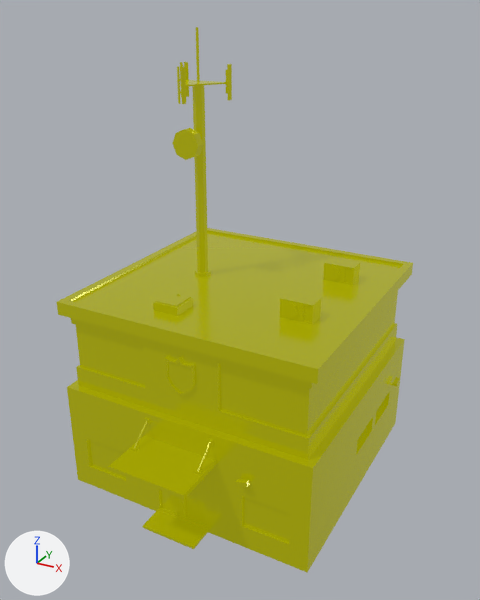
Renders of the glTF model public/models/building-policestation.glb from each side of a commit.
The view is the same before and after, from a 50 mm lens placed at (11.1, -20.8, 17.3), pointed at (0.4, -1.3, 7.6). Arrows for +X, +Y and +Z are at lower left; the lights stay in place. Where no turn or scale is listed for an object, it has been applied to the vertices.

Names of what the first picture shows: 'building-policestation'.
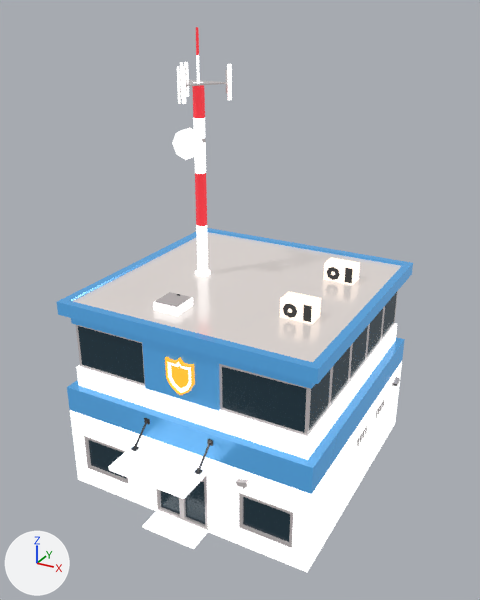
Pixel boxes [x1, y1, x2, y2] of what changed, in the pictures (480 x 600 px):
'building-policestation', recoloured: [57, 27, 413, 572] in both

Diff of the bpy script that builds the scene:
```diff
--- a/public/models/building-policestation.glb.py
+++ b/public/models/building-policestation.glb.py
@@ img_base @@
+img_base = load_image('base', '_unpacked/base', 1024, 1024, 'sRGB')
@@ mat_lowpoly_colors_001 @@
+mat_lowpoly_colors_001 = bpy.data.materials.new('LOWPOLY-COLORS.001')
+# uses the picture img_base
@@ me_building_policestation @@
 me_building_policestation.from_pydata(...)  # 1042 vertices, 1928 faces; spans x -5.0..5.2, y -7.0..5.0, z 0.0..16.7
-me_building_policestation.materials.append(mat_lowpoly_colors_night)
+me_building_policestation.materials.append(mat_lowpoly_colors_001)
```
